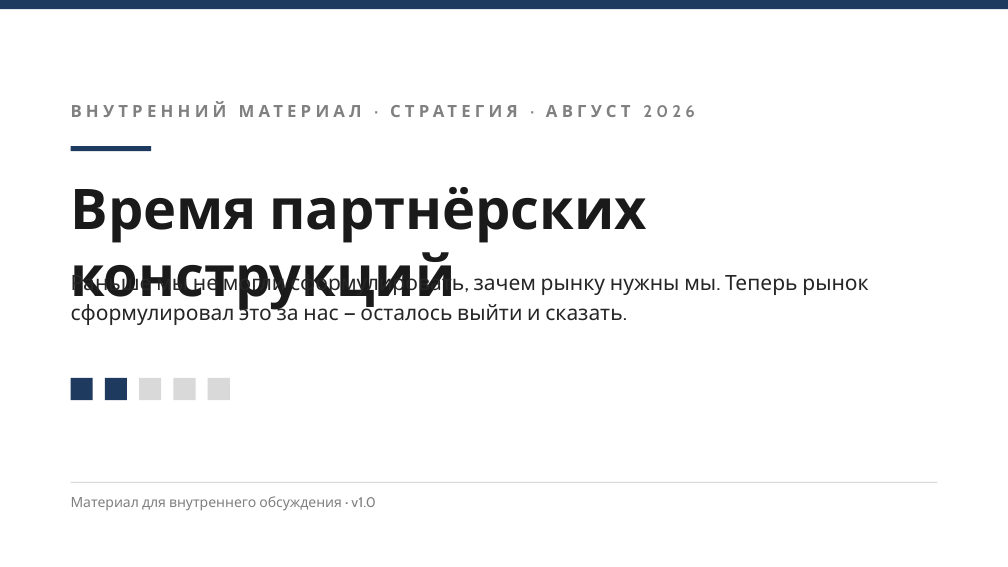
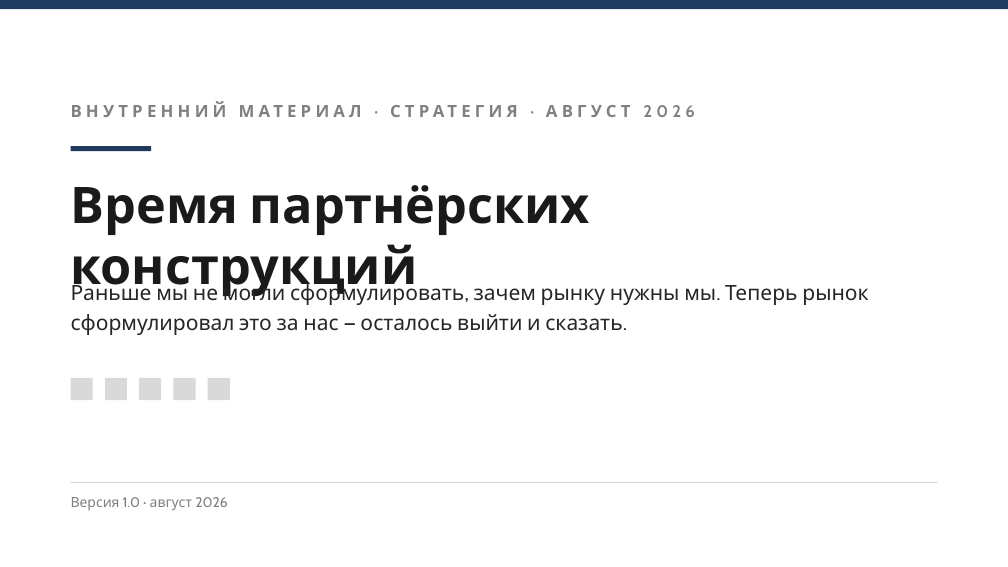
Before and after one commit to mail3875751-glitch/Solfeggio-2, a slide deck: slide 1 of Новое начало/Время партнёрских конструкций — внутренняя презентация (v2).pptx. Drawn at 1008x567 pixels with LibreOffice and Linux fonts; fonts in the diff are those of the drawing. Boxes give left, top, right and bottom in pixels: in the first picture for what was removed or moved away, otherwise in the second. Text is boxed around its words. In the diff, an @@ line names an element or a change of style, - is before the commit and + after.

```diff
--- a/Новое начало/Время партнёрских конструкций — внутренняя презентация (v2).pptx
+++ b/Новое начало/Время партнёрских конструкций — внутренняя презентация (v2).pptx
@@ text "Время партнёрских конструкций" at [71, 185, 590, 297]: size 40 to 36 pt @@
@@ text "Раньше мы не могли сформулировать, ...": place and size @@
-text "Раньше мы не могли сформулировать, ..." at [71, 270, 868, 325]
+text "Раньше мы не могли сформулировать, ..." at [71, 280, 868, 335]
@@ rectangle at [71, 378, 93, 400]: fill #1F3A5F to #D9D9D9 @@
@@ rectangle at [105, 378, 127, 400]: fill #1F3A5F to #D9D9D9 @@
@@ text at [71, 497, 228, 511]: text changed @@
-Материал для внутреннего обсуждения · v1.0
+Версия 1.0 · август 2026
```
Also in this commit, not shown: 8 other slides changed.
